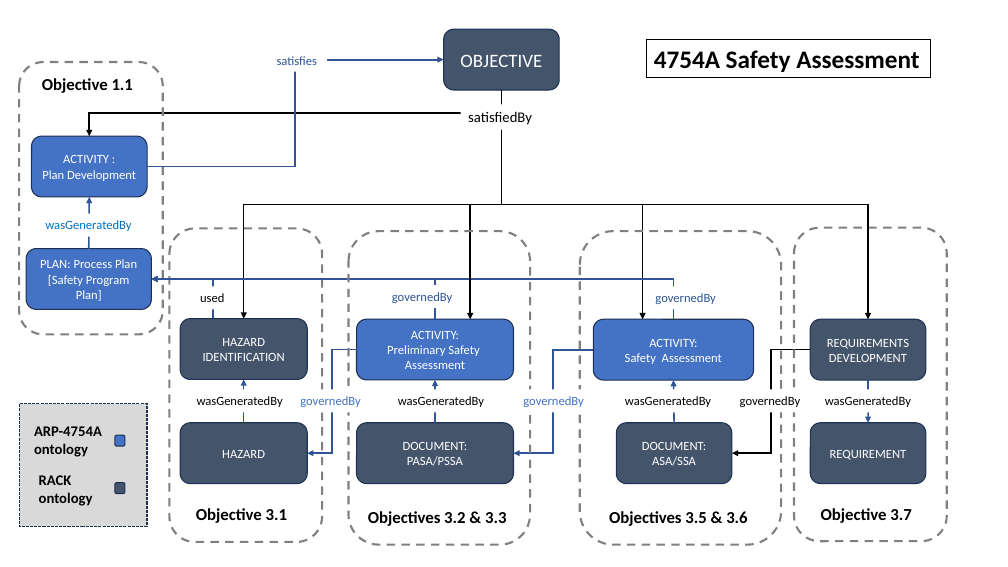
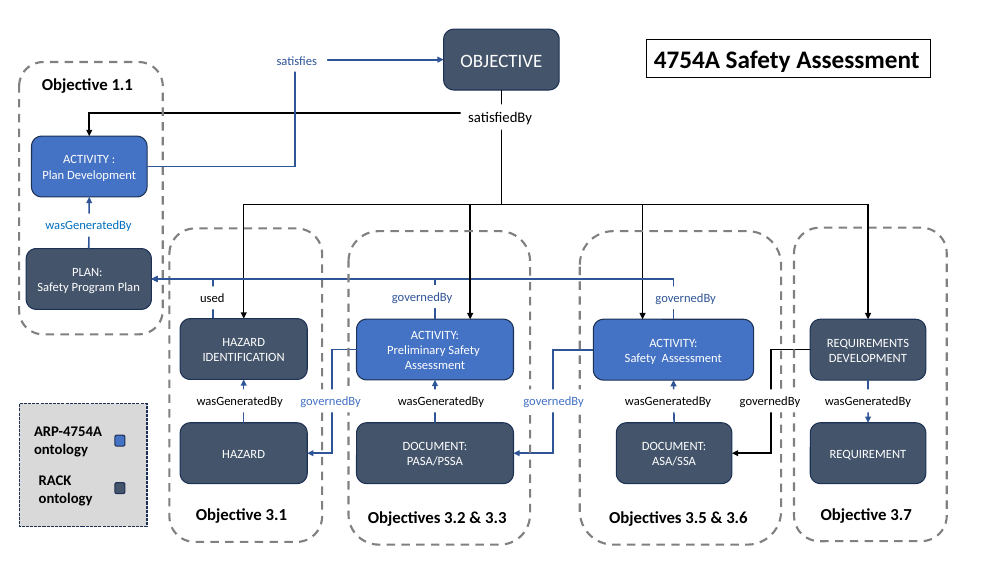
Before and after one commit to ge-high-assurance/RACK, a slide deck: slide 2 of overlays/ARP-4754A/ARP-4754A-ontology.pptx. Drawn at 1008x567 pixels with LibreOffice and Linux fonts; fonts in the diff are those of the drawing. Boxes give left, top, right and bottom in pixels: in the first picture for what was removed or moved away, otherwise in the second. Text is boxed around its words. In the diff, an @@ line names an element or a change of style, - is before the commit and + after.

```diff
--- a/overlays/ARP-4754A/ARP-4754A-ontology.pptx
+++ b/overlays/ARP-4754A/ARP-4754A-ontology.pptx
@@ rounded rectangle "PLAN:" at (26,249,152,309): fill #4472C4 to #44546A @@
@@ text in rounded rectangle at (37,268,140,293): text changed @@
-PLAN: Process Plan
-[Safety Program Plan]
+PLAN:
+Safety Program Plan
```
Also in this commit, not shown: 1 other slide changed, 11 other files.
